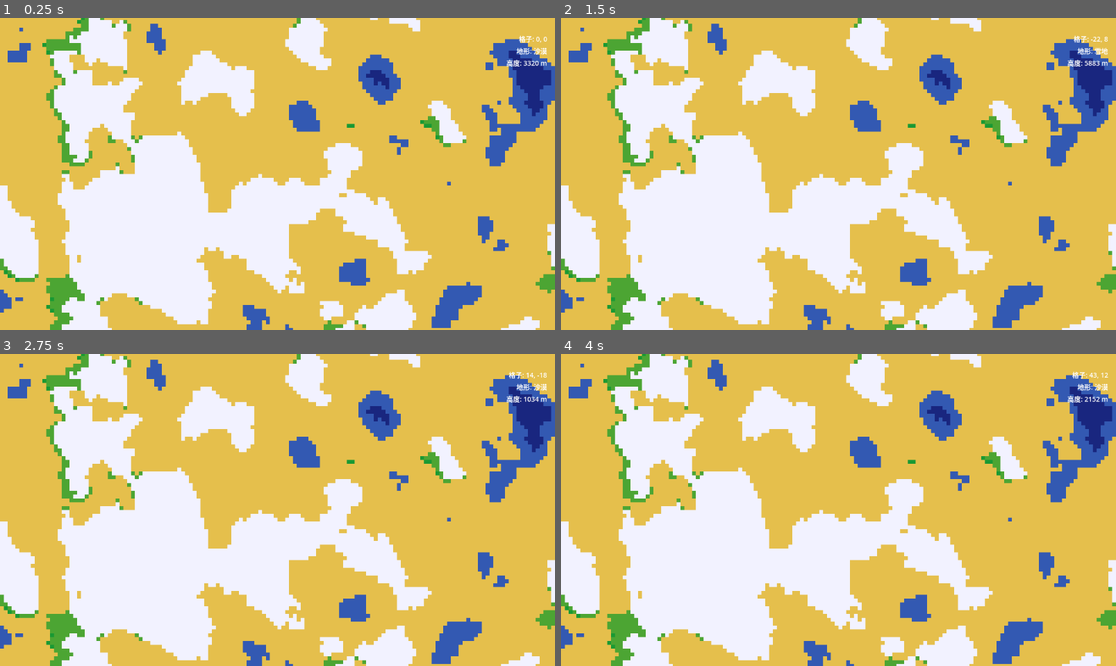
Above: before the commit, frames 1-4 (two rows, left to right).
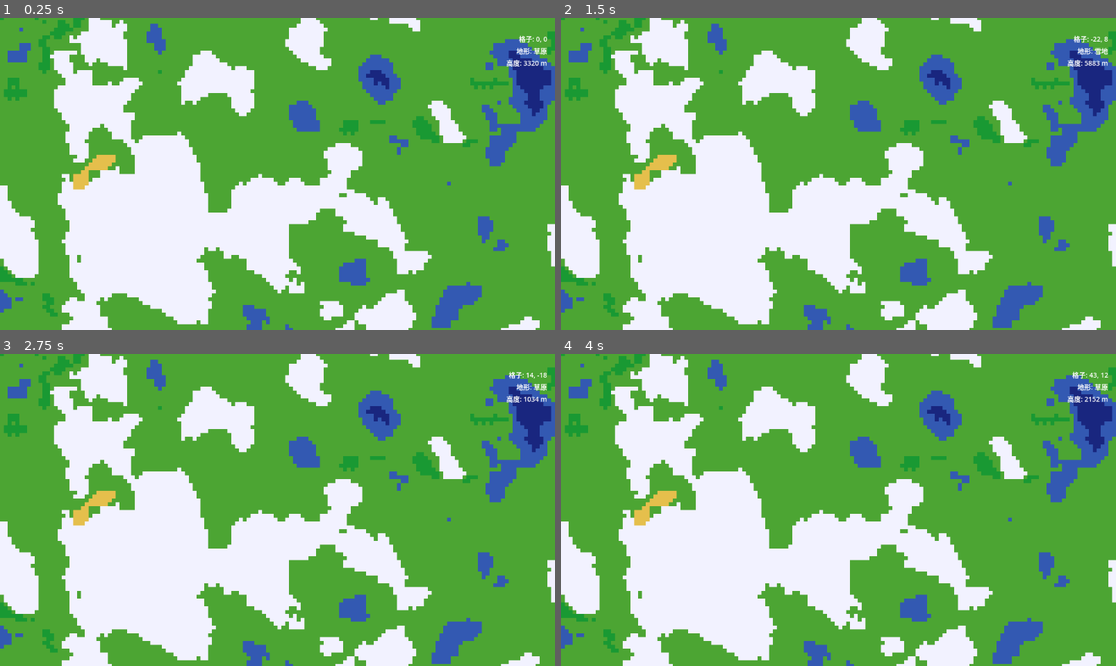
Above: after the commit, the same moments.

Repository: iiishop/cultivation-simulator
Game: Godot game, scene res://Scenes/map_view.tscn
Same seed, same stepped clock (60 frames per second), same inputs: the game is played once before the commit and once after it.
Inputs (mouse positions are in pixels of both pictures, inside the frame that each line leads up to):
- Up to frame 1 (0.25 s): no input
- Up to frame 2 (1.5 s): tap Enter at 0.5 s; move the mouse to (960, 158) at 0.52 s; click (960, 158) at 0.67 s; tap Space at 1.25 s; drag from (727, 189) to (810, 236) at 1.27 s
- Up to frame 3 (2.75 s): tap Enter at 2 s; move the mouse to (333, 441) at 2.02 s; click (333, 441) at 2.17 s
- Up to frame 4 (4 s): tap Space at 2.75 s; drag from (810, 572) to (672, 463) at 2.77 s; tap Enter at 3.5 s; move the mouse to (1005, 556) at 3.52 s; click (1005, 556) at 3.67 s

The runs differ from the first frame. In frame 1, 62% of the frame differs, in the area x 0-100%, y 0-100%; in frame 2, 62%; in frame 3, 62%; in frame 4, 62%.

Commit message:
refactor: Enhance desert generation logic in terrain_generator.gd
- Introduced new constants and methods to improve desert scoring and generation, allowing for more nuanced terrain features.
- Adjusted existing constants for forest coverage and coastal decay to refine biome transitions.
- Added functionality for contiguous desert mask generation, enhancing procedural terrain generation capabilities.

Diff:
--- a/Scripts/terrain_generator.gd
+++ b/Scripts/terrain_generator.gd
@@ -10,6 +10,7 @@
 var noise_chain: FastNoiseLite    # 低频方向性，决定山链走向与分布
 var _story_peak_center: Vector2   # 圣山/世界中心
 var _story_dry_center: Vector2    # 干旱带中心（沙漠叙事）
+var _last_generation_report: Dictionary = {}
 
 enum Terrain {
 	DEEP_OCEAN,
@@ -31,17 +32,44 @@
 const BASE_BIOME_TABLE := [
 	[Terrain.GRASSLAND, Terrain.GRASSLAND, Terrain.GRASSLAND],   # 冷
 	[Terrain.GRASSLAND, Terrain.GRASSLAND, Terrain.GRASSLAND],   # 凉
-	[Terrain.DESERT, Terrain.GRASSLAND, Terrain.GRASSLAND],      # 暖
-	[Terrain.DESERT, Terrain.GRASSLAND, Terrain.GRASSLAND],      # 热
+	[Terrain.GRASSLAND, Terrain.GRASSLAND, Terrain.GRASSLAND],   # 暖
+	[Terrain.GRASSLAND, Terrain.GRASSLAND, Terrain.GRASSLAND],   # 热
 ]
 
 ## 第二层：森林覆盖率阈值 + 扰动幅度（破直线边界）
-const FOREST_COVER_THRESHOLD := 0.48
+const FOREST_COVER_THRESHOLD := 0.47
 const FOREST_THRESHOLD_NOISE := 0.09
 ## 第三层：温带/热带过渡带中心与扰动（连续过渡，不硬切）
 const FOREST_TROPICAL_CENTER := 0.55
 const FOREST_TYPE_NOISE := 0.14
 
+## 沙漠判定：用连续得分而非硬分段，减少“纬线式荒漠带”
+const DESERT_SCORE_THRESHOLD := 0.3
+const DESERT_LAT_CENTER := 0.32
+const DESERT_LAT_SIGMA := 0.18
+const DESERT_ARIDITY_CENTER := 0.60
+const DESERT_ARIDITY_GAIN := 1.9
+const DESERT_CONTINENTALITY_GAIN := 1.2
+const DESERT_RAIN_SHADOW_GAIN := 2.1
+const DESERT_DRY_ZONE_GAIN := 7.0
+const DESERT_TEMP_CENTER := 0.22
+const DESERT_TEMP_SPAN := 0.58
+const DESERT_ELEV_CENTER := 0.26
+const DESERT_ELEV_SPAN := 0.30
+const DESERT_NOISE_BASE := 0.85
+const DESERT_NOISE_VARIATION := 0.30
+const DESERT_WEIGHT_ARIDITY := 0.43
+const DESERT_WEIGHT_CONTINENTALITY := 0.16
+const DESERT_WEIGHT_RAIN_SHADOW := 0.18
+const DESERT_WEIGHT_DRY_ZONE := 0.15
+const DESERT_WEIGHT_LATITUDE := 0.08
+
+## 连续沙漠块：高阈值核心 + 低阈值扩张 + 连通分量保留
+const DESERT_CORE_MARGIN := 0.03
+const DESERT_EXPAND_MARGIN := 0.10
+const DESERT_EXPAND_STEPS := 5
+const DESERT_CLEAN_STEPS := 2
+
 var _size := 512
 const TILE_SIZE := 16
 
@@ -51,16 +79,24 @@
 const METERS_PER_RAW_UNIT := 4000.0 / (0.4 - SEA_LEVEL_RAW)
 
 ## 湿度扩散：海岸高湿向内陆衰减（距离单位：格）
-const COASTAL_DECAY_SCALE := 28.0
+const COASTAL_DECAY_SCALE := 34.0
 ## 雨影：风向（风从西向东吹，背风侧=东侧变干）
 const RAIN_SHADOW_RAY_STEPS := 55
-const RAIN_SHADOW_HEIGHT_RAW := 0.1
-const RAIN_SHADOW_FACTOR := 0.38
+const RAIN_SHADOW_HEIGHT_RAW := 0.14
+const RAIN_SHADOW_FACTOR := 0.52
+const RAIN_SHADOW_EXCESS_SCALE := 0.22
 
 ## 山链：脊状噪声强度；方向性采样缩放（形成连续山脉）
 const RIDGE_STRENGTH := 0.26
 const RIDGE_FREQ := 1.0 / 44.0
 const CHAIN_FREQ := 1.0 / 95.0
+
+const D4: Array[Vector2i] = [
+	Vector2i(-1, 0),
+	Vector2i(1, 0),
+	Vector2i(0, -1),
+	Vector2i(0, 1),
+]
 
 func _ready() -> void:
 	if tile_set == null or tile_set.get_source_count() == 0:
@@ -189,7 +225,7 @@
 ## 温度 0..1：1=炎热（赤道），0=寒冷（极地）；加噪声扰动避免南北直线分界
 func get_temperature(pos: Vector2) -> float:
 	var base := 1.0 - _latitude(pos)
-	var wobble := noise.get_noise_2d(pos.x * 0.025, pos.y * 0.025) * 0.24
+	var wobble := noise.get_noise_2d(pos.x * 0.025, pos.y * 0.025) * 0.18
 	return clampf(base + wobble, 0.0, 1.0)
 
 
@@ -205,8 +241,8 @@
 func _moisture_with_diffusion(coastal_humidity: float, rain_shadow: float, pos: Vector2, _height_raw: float) -> float:
 	var n := (noise_dry.get_noise_2d(pos.x * 0.15, pos.y * 0.15) + 1.0) * 0.5
 	var dry_bias := _story_dry_bias(pos)
-	var base := coastal_humidity * rain_shadow * (0.65 + n * 0.35)
-	return clampf(base - dry_bias * 2.2, 0.0, 1.0)
+	var base := coastal_humidity * rain_shadow * (0.69 + n * 0.31)
+	return clampf(base - dry_bias * 1.8, 0.0, 1.0)
 
 
 ## 第一层：基础地表（仅沙漠/草原）
@@ -218,9 +254,9 @@
 
 ## 第二层：森林覆盖率 0~1（湿度×温度×地形，加扰动破硬边界）
 func _forest_coverage(temperature: float, moisture: float, height_raw: float, pos: Vector2) -> float:
-	var wet_warm := moisture * (0.38 + 0.55 * temperature)
+	var wet_warm := moisture * (0.38 + 0.48 * temperature)
 	var elev := clampf((height_raw - 0.15) / 0.25, 0.0, 1.0)
-	var elev_factor := 1.0 - 0.35 * elev
+	var elev_factor := 1.0 - 0.30 * elev
 	var raw := wet_warm * elev_factor
 	var wobble := noise.get_noise_2d(pos.x * 0.018, pos.y * 0.018) * 0.12
 	return clampf(raw + wobble, 0.0, 1.0)
@@ -239,6 +275,43 @@
 	if t_eff >= FOREST_TROPICAL_CENTER:
 		return Terrain.TROPICAL_FOREST
 	return Terrain.TEMPERATE_FOREST
+
+
+## 沙漠得分 0..1：综合干旱度、内陆性、雨影、叙事干旱带与纬度偏好
+func _desert_score(
+	temperature: float,
+	moisture: float,
+	height_raw: float,
+	coastal_humidity: float,
+	rain_shadow: float,
+	pos: Vector2
+) -> float:
+	var aridity := clampf((DESERT_ARIDITY_CENTER - moisture) * DESERT_ARIDITY_GAIN, 0.0, 1.0)
+	var continentality := clampf(1.0 - coastal_humidity * DESERT_CONTINENTALITY_GAIN, 0.0, 1.0)
+	var rain_shadow_dry := clampf((1.0 - rain_shadow) * DESERT_RAIN_SHADOW_GAIN, 0.0, 1.0)
+	var dry_zone := clampf(_story_dry_bias(pos) * DESERT_DRY_ZONE_GAIN, 0.0, 1.0)
+
+	var lat := _latitude(pos)
+	var lat_delta := (lat - DESERT_LAT_CENTER) / DESERT_LAT_SIGMA
+	var latitude_pref := exp(-0.5 * lat_delta * lat_delta)
+
+	var temp_factor := clampf((temperature - DESERT_TEMP_CENTER) / DESERT_TEMP_SPAN, 0.0, 1.0)
+	var elev_damp := 1.0 - clampf((height_raw - DESERT_ELEV_CENTER) / DESERT_ELEV_SPAN, 0.0, 1.0)
+
+	var n := (noise_dry.get_noise_2d(pos.x * 0.02, pos.y * 0.02) + 1.0) * 0.5
+	var noise_factor := DESERT_NOISE_BASE + (n - 0.5) * DESERT_NOISE_VARIATION
+
+	var score := (
+		aridity * DESERT_WEIGHT_ARIDITY
+		+ continentality * DESERT_WEIGHT_CONTINENTALITY
+		+ rain_shadow_dry * DESERT_WEIGHT_RAIN_SHADOW
+		+ dry_zone * DESERT_WEIGHT_DRY_ZONE
+		+ latitude_pref * DESERT_WEIGHT_LATITUDE
+	)
+	score *= temp_factor
+	score *= elev_damp
+	score *= noise_factor
+	return clampf(score, 0.0, 1.0)
 
 
 func get_heightv(pos: Vector2) -> float:
@@ -267,6 +340,234 @@
 	return (x + half) + (y + half) * _size
 
 
+func _idx_to_cell(idx: int, half: int) -> Vector2i:
+	var x: int = (idx % _size) - half
+	@warning_ignore("integer_division")
+	var y: int = (idx / _size) - half
+	return Vector2i(x, y)
+
+
+func _is_land_for_desert(height_raw: float) -> bool:
+	return height_raw > SEA_LEVEL_RAW and height_raw < 0.4
+
+
+func _build_contiguous_desert_mask(
+	height_grid: PackedFloat32Array,
+	desert_score_grid: PackedFloat32Array,
+	half: int
+) -> PackedInt32Array:
+	var total := _size * _size
+	var core_threshold := DESERT_SCORE_THRESHOLD + DESERT_CORE_MARGIN
+	var expand_threshold := DESERT_SCORE_THRESHOLD - DESERT_EXPAND_MARGIN
+
+	var seed_idx := -1
+	var best_score := -1.0
+
+	var mask := PackedInt32Array()
+	mask.resize(total)
+	mask.fill(0)
+
+	for idx in range(total):
+		var h := height_grid[idx]
+		if not _is_land_for_desert(h):
+			continue
+		var score := desert_score_grid[idx]
+		if score > best_score:
+			best_score = score
+			seed_idx = idx
+		if score >= core_threshold:
+			mask[idx] = 1
+
+	if seed_idx < 0:
+		return mask
+
+	if mask[seed_idx] == 0:
+		mask[seed_idx] = 1
+
+	for _iter in range(DESERT_EXPAND_STEPS):
+		var next := mask.duplicate()
+		for idx in range(total):
+			if mask[idx] == 1:
+				continue
+			if desert_score_grid[idx] < expand_threshold:
+				continue
+			if not _is_land_for_desert(height_grid[idx]):
+				continue
+			var cell := _idx_to_cell(idx, half)
+			for d in D4:
+				var nx := cell.x + d.x
+				var ny := cell.y + d.y
+				if nx < -half or nx >= half or ny < -half or ny >= half:
+					continue
+				var nidx := _cell_idx(nx, ny, half)
+				if mask[nidx] == 1:
+					next[idx] = 1
+					break
+		mask = next
+
+	var visited := PackedInt32Array()
+	visited.resize(total)
+	visited.fill(0)
+	var keep := PackedInt32Array()
+	keep.resize(total)
+	keep.fill(0)
+
+	var queue := PackedInt32Array()
+	queue.append(seed_idx)
+	visited[seed_idx] = 1
+	while queue.size() > 0:
+		var cur := queue[queue.size() - 1]
+		queue.resize(queue.size() - 1)
+		if mask[cur] == 0:
+			continue
+		keep[cur] = 1
+		var cell := _idx_to_cell(cur, half)
+		for d in D4:
+			var nx := cell.x + d.x
+			var ny := cell.y + d.y
+			if nx < -half or nx >= half or ny < -half or ny >= half:
+				continue
+			var nidx := _cell_idx(nx, ny, half)
+			if visited[nidx] == 1:
+				continue
+			visited[nidx] = 1
+			if mask[nidx] == 1:
+				queue.append(nidx)
+
+	for _iter in range(DESERT_CLEAN_STEPS):
+		var next_clean := keep.duplicate()
+		for idx in range(total):
+			if keep[idx] == 0:
+				continue
+			var cell := _idx_to_cell(idx, half)
+			var neighbors := 0
+			for d in D4:
+				var nx := cell.x + d.x
+				var ny := cell.y + d.y
+				if nx < -half or nx >= half or ny < -half or ny >= half:
+					continue
+				var nidx := _cell_idx(nx, ny, half)
+				if keep[nidx] == 1:
+					neighbors += 1
+			if neighbors <= 1 and desert_score_grid[idx] < core_threshold:
+				next_clean[idx] = 0
+		keep = next_clean
+
+	return keep
+
+
+func _build_generation_report(
+	terrain_grid: PackedInt32Array,
+	desert_mask: PackedInt32Array,
+	desert_score_grid: PackedFloat32Array,
+	temp_grid: PackedFloat32Array,
+	moisture_grid: PackedFloat32Array,
+	half: int
+) -> Dictionary:
+	var total := _size * _size
+	var counts := {}
+	for t in Terrain.values():
+		counts[t] = 0
+
+	var land_count := 0
+	var temp_sum := 0.0
+	var moisture_sum := 0.0
+	var desert_score_sum := 0.0
+
+	for idx in range(total):
+		var t: int = terrain_grid[idx]
+		if counts.has(t):
+			counts[t] += 1
+		if t >= Terrain.GRASSLAND:
+			land_count += 1
+			temp_sum += temp_grid[idx]
+			moisture_sum += moisture_grid[idx]
+		if desert_mask[idx] == 1:
+			desert_score_sum += desert_score_grid[idx]
+
+	var desert_cells: int = counts.get(Terrain.DESERT, 0)
+	var avg_temp := temp_sum / maxf(1.0, float(land_count))
+	var avg_moisture := moisture_sum / maxf(1.0, float(land_count))
+	var avg_desert_score := desert_score_sum / maxf(1.0, float(desert_cells))
+
+	var min_x := 999999
+	var min_y := 999999
+	var max_x := -999999
+	var max_y := -999999
+	for idx in range(total):
+		if desert_mask[idx] == 0:
+			continue
+		var c := _idx_to_cell(idx, half)
+		min_x = mini(min_x, c.x)
+		min_y = mini(min_y, c.y)
+		max_x = maxi(max_x, c.x)
+		max_y = maxi(max_y, c.y)
+
+	var bbox_w := max_x - min_x + 1 if desert_cells > 0 else 0
+	var bbox_h := max_y - min_y + 1 if desert_cells > 0 else 0
+	var bbox_fill := float(desert_cells) / maxf(1.0, float(bbox_w * bbox_h))
+
+	return {
+		"total_cells": total,
+		"land_cells": land_count,
+		"counts": counts,
+		"desert_cells": desert_cells,
+		"desert_ratio": float(desert_cells) / maxf(1.0, float(total)),
+		"avg_temperature": avg_temp,
+		"avg_moisture": avg_moisture,
+		"avg_desert_score": avg_desert_score,
+		"desert_bbox_w": bbox_w,
+		"desert_bbox_h": bbox_h,
+		"desert_bbox_fill": bbox_fill,
+	}
+
+
+func _print_generation_report(report: Dictionary) -> void:
+	var counts: Dictionary = report.get("counts", {})
+	var total: int = report.get("total_cells", 1)
+	var inv_total := 100.0 / maxf(1.0, float(total))
+	var deep_pct := float(counts.get(Terrain.DEEP_OCEAN, 0)) * inv_total
+	var ocean_pct := float(counts.get(Terrain.OCEAN, 0)) * inv_total
+	var grass_pct := float(counts.get(Terrain.GRASSLAND, 0)) * inv_total
+	var desert_pct := float(counts.get(Terrain.DESERT, 0)) * inv_total
+	var temperate_pct := float(counts.get(Terrain.TEMPERATE_FOREST, 0)) * inv_total
+	var tropical_pct := float(counts.get(Terrain.TROPICAL_FOREST, 0)) * inv_total
+	var snow_pct := float(counts.get(Terrain.SNOW, 0)) * inv_total
+
+	print("[Generator][Report] total=", total,
+		" land=", report.get("land_cells", 0),
+		" avg_temp=", snappedf(report.get("avg_temperature", 0.0), 0.001),
+		" avg_moisture=", snappedf(report.get("avg_moisture", 0.0), 0.001))
+
+	print("[Generator][Report] deep_ocean=", counts.get(Terrain.DEEP_OCEAN, 0), " (", snappedf(deep_pct, 0.01), "%)",
+		" ocean=", counts.get(Terrain.OCEAN, 0), " (", snappedf(ocean_pct, 0.01), "%)",
+		" grass=", counts.get(Terrain.GRASSLAND, 0), " (", snappedf(grass_pct, 0.01), "%)")
+
+	print("[Generator][Report] desert=", counts.get(Terrain.DESERT, 0), " (", snappedf(desert_pct, 0.01), "%)",
+		" temp_forest=", counts.get(Terrain.TEMPERATE_FOREST, 0), " (", snappedf(temperate_pct, 0.01), "%)",
+		" tropical_forest=", counts.get(Terrain.TROPICAL_FOREST, 0), " (", snappedf(tropical_pct, 0.01), "%)",
+		" snow=", counts.get(Terrain.SNOW, 0), " (", snappedf(snow_pct, 0.01), "%)")
+
+	print("[Generator][Report] desert_shape bbox=", report.get("desert_bbox_w", 0), "x", report.get("desert_bbox_h", 0),
+		" bbox_fill=", snappedf(report.get("desert_bbox_fill", 0.0), 0.001),
+		" avg_desert_score=", snappedf(report.get("avg_desert_score", 0.0), 0.001))
+
+	if _last_generation_report.is_empty():
+		print("[Generator][Compare] baseline run")
+		return
+
+	var prev_desert_ratio: float = _last_generation_report.get("desert_ratio", 0.0)
+	var new_desert_ratio: float = report.get("desert_ratio", 0.0)
+	var prev_fill: float = _last_generation_report.get("desert_bbox_fill", 0.0)
+	var new_fill: float = report.get("desert_bbox_fill", 0.0)
+	var prev_moisture: float = _last_generation_report.get("avg_moisture", 0.0)
+	var new_moisture: float = report.get("avg_moisture", 0.0)
+
+	print("[Generator][Compare] desert_ratio Δ=", snappedf((new_desert_ratio - prev_desert_ratio) * 100.0, 0.01), "pp",
+		" desert_fill Δ=", snappedf(new_fill - prev_fill, 0.001),
+		" avg_moisture Δ=", snappedf(new_moisture - prev_moisture, 0.001))
+
+
 func generate_land() -> void:
 	print("[Generator]: 开始生成陆地")
 	var total := _size * _size
@@ -279,92 +580,149 @@
 		for y in range(-half, half):
 			height_grid[_cell_idx(x, y, half)] = get_heightv(Vector2(x, y))
 
-	# 2) 从海洋向外 BFS，得到每格到最近海岸的步数（湿度扩散用）
+	# 2) 从海洋向外 BFS（双缓冲，避免 Array.pop_front 的 O(n) 代价）
 	var dist_grid := PackedInt32Array()
 	dist_grid.resize(total)
-	for k in total:
-		dist_grid[k] = -1
-	var q: Array = []
+	dist_grid.fill(-1)
+	var frontier := PackedInt32Array()
 	for x in range(-half, half):
 		for y in range(-half, half):
-			var h := height_grid[_cell_idx(x, y, half)]
-			if h <= SEA_LEVEL_RAW:
+			if height_grid[_cell_idx(x, y, half)] <= SEA_LEVEL_RAW:
 				var idx := _cell_idx(x, y, half)
 				dist_grid[idx] = 0
-				q.append([x, y])
-	while q.size() > 0:
-		var cell: Array = q.pop_front()
-		var cx: int = cell[0]
-		var cy: int = cell[1]
-		var d := dist_grid[_cell_idx(cx, cy, half)]
-		for dx in [Vector2i(-1, 0), Vector2i(1, 0), Vector2i(0, -1), Vector2i(0, 1)]:
-			var nx: int = cx + dx.x
-			var ny: int = cy + dx.y
-			if nx < -half or nx >= half or ny < -half or ny >= half:
-				continue
-			var nidx := _cell_idx(nx, ny, half)
-			if dist_grid[nidx] >= 0:
-				continue
-			dist_grid[nidx] = d + 1
-			q.append([nx, ny])
-
-	# 3) 雨影：风从西向东，背风侧（山体东侧）变干
-	var upwind := Vector2i(-1, 0)
+				frontier.append(idx)
+	var next_frontier := PackedInt32Array()
+	var d := 1
+	while frontier.size() > 0:
+		next_frontier.clear()
+		for i in range(frontier.size()):
+			var idx := frontier[i]
+			var cx: int = (idx % _size) - half
+			@warning_ignore("integer_division")
+			var cy: int = (idx / _size) - half
+			for di in D4:
+				var nx: int = cx + di.x
+				var ny: int = cy + di.y
+				if nx < -half or nx >= half or ny < -half or ny >= half:
+					continue
+				var nidx := _cell_idx(nx, ny, half)
+				if dist_grid[nidx] >= 0:
+					continue
+				dist_grid[nidx] = d
+				next_frontier.append(nidx)
+		var t := frontier
+		frontier = next_frontier
+		next_frontier = t
+		d += 1
+
+	# 3) 雨影：风从西向东，背风侧变干（早退 + 步长 2 减采样）
 	var rain_shadow_grid := PackedFloat32Array()
 	rain_shadow_grid.resize(total)
+	for k in total:
+		rain_shadow_grid[k] = 1.0
+	var threshold_h := RAIN_SHADOW_HEIGHT_RAW
 	for x in range(-half, half):
 		for y in range(-half, half):
 			var idx := _cell_idx(x, y, half)
 			var my_h := height_grid[idx]
-			var max_h := my_h
-			for step in range(1, RAIN_SHADOW_RAY_STEPS):
-				var sx := x + upwind.x * step
-				var sy := y + upwind.y * step
-				if sx < -half or sx >= half or sy < -half or sy >= half:
+			var barrier_excess := 0.0
+			var nearest_step := RAIN_SHADOW_RAY_STEPS
+			var step := 2
+			while step < RAIN_SHADOW_RAY_STEPS:
+				var sx := x - step
+				if sx < -half:
 					break
-				var h := height_grid[_cell_idx(sx, sy, half)]
-				if h > max_h:
-					max_h = h
-			if max_h > my_h + RAIN_SHADOW_HEIGHT_RAW:
-				rain_shadow_grid[idx] = RAIN_SHADOW_FACTOR
+				var h := height_grid[_cell_idx(sx, y, half)]
+				var excess := h - (my_h + threshold_h)
+				if excess > 0.0:
+					barrier_excess = maxf(barrier_excess, excess)
+					nearest_step = mini(nearest_step, step)
+				step += 2
+
+			if barrier_excess <= 0.0:
+				continue
+
+			var severity := clampf(barrier_excess / RAIN_SHADOW_EXCESS_SCALE, 0.0, 1.0)
+			var distance_factor := 1.0 - clampf(float(nearest_step) / float(RAIN_SHADOW_RAY_STEPS), 0.0, 1.0)
+			var dry_mix := severity * (0.55 + 0.45 * distance_factor)
+			rain_shadow_grid[idx] = 1.0 - dry_mix * (1.0 - RAIN_SHADOW_FACTOR)
+
+	# 4) 预计算温度与湿度网格，主循环只做查表与 set_cell（少重复噪声）
+	var temp_grid := PackedFloat32Array()
+	var moisture_grid := PackedFloat32Array()
+	temp_grid.resize(total)
+	moisture_grid.resize(total)
+	for x in range(-half, half):
+		for y in range(-half, half):
+			var idx := _cell_idx(x, y, half)
+			var pos := Vector2(x, y)
+			var h := height_grid[idx]
+			temp_grid[idx] = get_temperature(pos)
+			var dist := dist_grid[idx]
+			if dist < 0:
+				dist = _size
+			var coastal_humidity := 1.0 / (1.0 + float(dist) / COASTAL_DECAY_SCALE)
+			moisture_grid[idx] = _moisture_with_diffusion(coastal_humidity, rain_shadow_grid[idx], pos, h)
+
+	# 5) 先生成地形候选（不直接写图），再做“连续沙漠块”覆盖
+	var terrain_grid := PackedInt32Array()
+	terrain_grid.resize(total)
+	terrain_grid.fill(Terrain.GRASSLAND)
+	var desert_score_grid := PackedFloat32Array()
+	desert_score_grid.resize(total)
+	desert_score_grid.fill(0.0)
+
+	for x in range(-half, half):
+		for y in range(-half, half):
+			var idx := _cell_idx(x, y, half)
+			var h := height_grid[idx]
+			if h >= -0.5 and h <= -0.25:
+				terrain_grid[idx] = Terrain.OCEAN
+				continue
+			if h <= -0.5:
+				terrain_grid[idx] = Terrain.DEEP_OCEAN
+				continue
+			if h >= 0.4:
+				terrain_grid[idx] = Terrain.SNOW
+				continue
+
+			var pos := Vector2(x, y)
+			var temperature := temp_grid[idx]
+			var moisture := moisture_grid[idx]
+			var dist := dist_grid[idx]
+			if dist < 0:
+				dist = _size
+			var coastal_humidity := 1.0 / (1.0 + float(dist) / COASTAL_DECAY_SCALE)
+			var rain_shadow := rain_shadow_grid[idx]
+
+			var base_biome := _base_biome_from_climate(temperature, moisture)
+			var forest_cover := _forest_coverage(temperature, moisture, h, pos)
+			var threshold := _forest_cover_threshold(pos)
+			if forest_cover >= threshold:
+				terrain_grid[idx] = _forest_type(temperature, pos)
 			else:
-				rain_shadow_grid[idx] = 1.0
-
-	# 4) 写格：水域/雪按高度；陆地按 海岸湿度×雨影×噪声 查 Whittaker 表
+				terrain_grid[idx] = base_biome
+
+			desert_score_grid[idx] = _desert_score(temperature, moisture, h, coastal_humidity, rain_shadow, pos)
+
+	var desert_mask := _build_contiguous_desert_mask(height_grid, desert_score_grid, half)
+	for idx in range(total):
+		if desert_mask[idx] == 1:
+			terrain_grid[idx] = Terrain.DESERT
+
+	# 6) 统一写图块（一次流程，便于统计与比较）
 	var i := 0
 	for x in range(-half, half):
 		for y in range(-half, half):
-			var pos := Vector2(x, y)
-			var h := height_grid[_cell_idx(x, y, half)]
-			var coords := Vector2i(x, y)
-
-			if h >= -0.5 and h <= -0.25:
-				set_cell(coords, SOURCE_ID, Vector2i(Terrain.OCEAN, 0), 0)
-			elif h <= -0.5:
-				set_cell(coords, SOURCE_ID, Vector2i(Terrain.DEEP_OCEAN, 0), 0)
-			elif h >= 0.4:
-				set_cell(coords, SOURCE_ID, Vector2i(Terrain.SNOW, 0), 0)
-			else:
-				var dist := dist_grid[_cell_idx(x, y, half)]
-				if dist < 0:
-					dist = _size
-				var coastal_humidity := 1.0 / (1.0 + float(dist) / COASTAL_DECAY_SCALE)
-				var rain_shadow := rain_shadow_grid[_cell_idx(x, y, half)]
-				var moisture := _moisture_with_diffusion(coastal_humidity, rain_shadow, pos, h)
-				var temperature := get_temperature(pos)
-				var base_biome := _base_biome_from_climate(temperature, moisture)
-				var forest_cover := _forest_coverage(temperature, moisture, h, pos)
-				var threshold := _forest_cover_threshold(pos)
-				var terrain_id: int
-				if forest_cover >= threshold:
-					terrain_id = _forest_type(temperature, pos)
-				else:
-					terrain_id = base_biome
-				set_cell(coords, SOURCE_ID, Vector2i(terrain_id, 0), 0)
-
+			var idx := _cell_idx(x, y, half)
+			set_cell(Vector2i(x, y), SOURCE_ID, Vector2i(terrain_grid[idx], 0), 0)
 			i += 1
 			if i % 8192 == 0:
 				print("[Generator]: ", snappedf(float(i) / total * 100.0, 0.1), "%")
+
+	var report := _build_generation_report(terrain_grid, desert_mask, desert_score_grid, temp_grid, moisture_grid, half)
+	_print_generation_report(report)
+	_last_generation_report = report
 
 	print("[Generator]: 陆地生成完成")
 
@@ -384,6 +742,8 @@
 
 
 func is_water_cell(coords: Vector2i) -> bool:
+	if get_cell_source_id(coords) < 0:
+		return false
 	var t := get_terrain_at_cell(coords)
 	return t == Terrain.DEEP_OCEAN or t == Terrain.OCEAN
 
